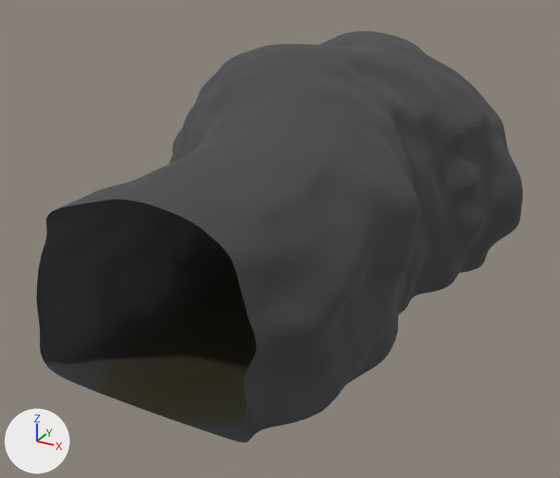
Before and after pictures for a commit that changed the FBX model The Shadows Of Light 2/Assets/02Imports/My Designs/Cave/Cave.fbx.
Before and after are seen from a camera (50 mm lens) standing at (2.56, -5.77, 1.82) and looking at (-0.03, -1.06, -0.54). The axes (+X, +Y, +Z) are drawn at lower left. The lights are the same throughout. Where no turn or scale is listed for an object, it has been applied to the vertices.
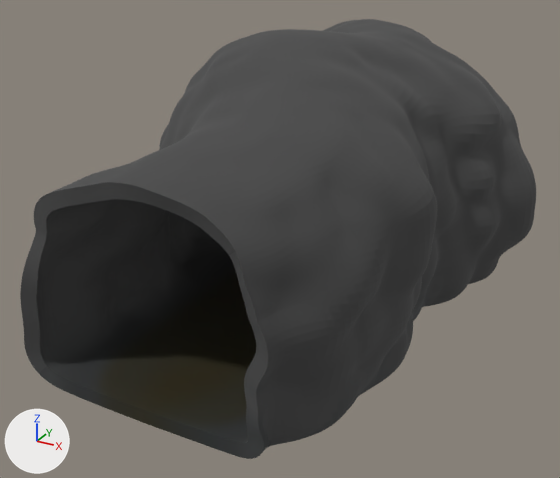
Location of each change, (x1, y1, x2, y2) in pixels of the pictures (560 x 478 px):
'Cube', reshaped (7% taller)
    before: (36, 31, 523, 443)
    after: (20, 19, 536, 459)
part 1 of me_cube_003, added
    after: (20, 19, 536, 459)

Patch to the scene script:
```diff
--- a/The Shadows Of Light 2/Assets/02Imports/My Designs/Cave/Cave.fbx.py
+++ b/The Shadows Of Light 2/Assets/02Imports/My Designs/Cave/Cave.fbx.py
@@ me_cube_003 @@
 # used by ob_cube; location = (0.0, 0.0, 0.0)
-me_cube_003.from_pydata(...)  # 26721 vertices, 26624 faces; spans x -1.18..1.49, y -2.77..1.3, z -1.0..0.88
+me_cube_003.from_pydata(...)  # 53442 vertices, 53440 faces; spans x -1.28..1.59, y -2.83..1.4, z -1.1..0.98
+# me_cube_003 part 1: 26721 vertices added at x -1.28..1.59, y -2.83..1.4, z -1.1..0.98
 me_cube_003.materials.append(mat_cave_mat)
```
